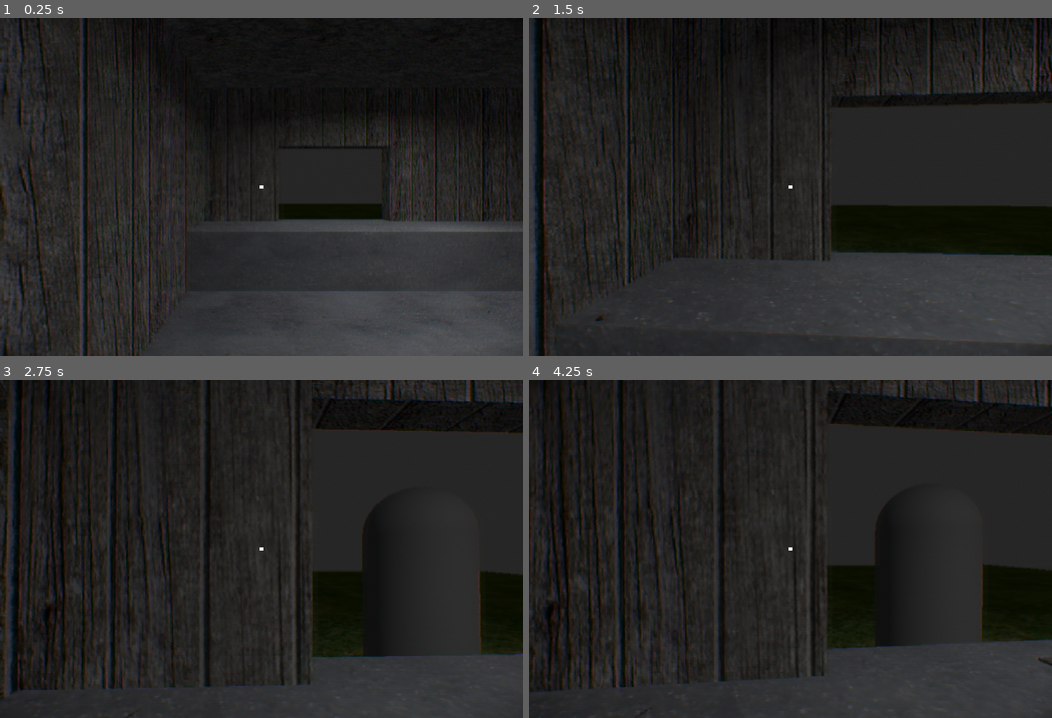
Above: before the commit, frames 1-4 (two rows, left to right).
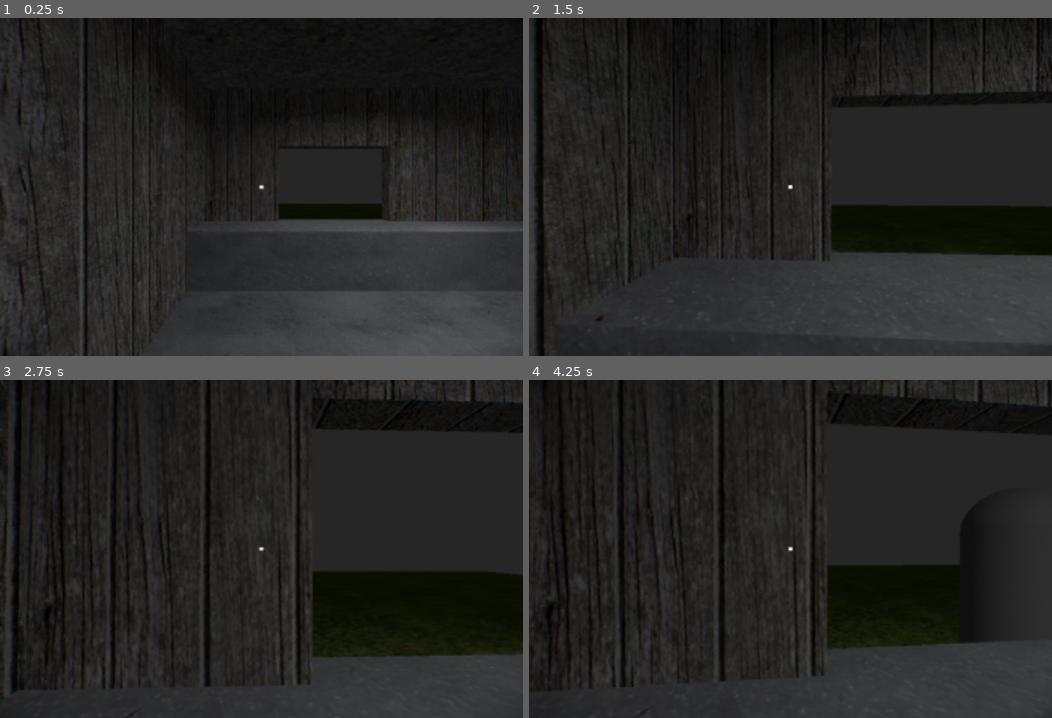
Above: after the commit, the same moments.

Repository: derukaeru/identity
Game: Godot game, scene res://src/scenes/main/main.tscn
Same seed, same stepped clock (60 frames per second), same inputs: the game is played once before the commit and once after it.
Inputs (mouse positions are in pixels of both pictures, inside the frame that each line leads up to):
- Up to frame 1 (0.25 s): no input
- Up to frame 2 (1.5 s): tap Enter at 0.5 s; move the mouse to (816, 187) at 0.52 s; hold W (forward) from 0.53 s (still down); tap Alt at 0.6 s; click (816, 187) at 0.67 s; move the mouse to (764, 187) at 1.27 s; tap Shift at 1.35 s; click (764, 187) at 1.42 s
- Up to frame 3 (2.75 s): keep holding W (forward); move the mouse to (271, 542) at 2.02 s; tap Alt at 2.1 s; click (271, 542) at 2.17 s
- Up to frame 4 (4.25 s): keep holding W (forward); tap Space at 2.75 s; move the mouse to (785, 555) at 2.77 s; tap Shift at 2.85 s; click (785, 555) at 2.92 s; tap Enter at 3.5 s; move the mouse to (827, 552) at 3.52 s; tap Alt at 3.6 s; click (827, 552) at 3.67 s

The runs differ from the first frame. In frame 1, 0.8% of the frame differs, in the area x 0-100%, y 1-100%; in frame 2, 0.3%; in frame 3, 4.3%; in frame 4, 6.6%, in the area x 3-100%, y 0-93%.

Commit message:
feat: added item inspection

Diff:
--- a/project.godot
+++ b/project.godot
@@ -13,6 +13,7 @@
 config/name="identity"
 run/main_scene="uid://bapi2aby5ndo"
 config/features=PackedStringArray("4.7", "Forward Plus")
+boot_splash/bg_color=Color(0, 0, 0, 1)
 config/icon="res://icon.svg"
 
 [autoload]
--- a/src/scenes/entities/player.gd
+++ b/src/scenes/entities/player.gd
@@ -66,11 +66,12 @@
 func _interact() -> void:
 	var collider := raycast.get_collider()
 	if collider is Item:
-		if item_held:
-			item_held.drop()
-
-		item_held = collider
-		item_held.hide()
+		EventManager.inspect_item.emit(collider)
+		#if item_held:
+			#item_held.drop()
+		#
+		#item_held = collider
+		#item_held.hide()
 	elif collider is InteractableComponent:
 		collider.interact()
 		return
--- a/src/scenes/entities/visitor.gd
+++ b/src/scenes/entities/visitor.gd
@@ -22,7 +22,7 @@
 var gave_id: bool = false
 var accepted: bool = false
 
-@export var speed: float = 4.0
+@export var speed: float = 2.0
 
 func _ready() -> void:
 	pass
--- a/src/scenes/items/id.gd
+++ b/src/scenes/items/id.gd
@@ -1,4 +1,7 @@
-extends Item
+class_name ID extends Item
 
 @export var visitor_fname: String = ""
 @export var visitor_lname: String = ""
+
+func _on_interacted() -> void:
+	pass # Replace with function body.
--- a/src/scenes/items/id.tscn
+++ b/src/scenes/items/id.tscn
@@ -6,7 +6,7 @@
 size = Vector3(0.21940422, 0.016326904, 0.40356445)
 
 [sub_resource type="BoxMesh" id="BoxMesh_2yfux"]
-size = Vector3(0.21, 0.02, 0.4)
+size = Vector3(0.4, 0.02, 0.6)
 
 [node name="id" type="Area3D" unique_id=1100074241]
 script = ExtResource("1_xbf5n")
@@ -18,4 +18,7 @@
 shape = SubResource("BoxShape3D_2yfux")
 
 [node name="MeshInstance3D" type="MeshInstance3D" parent="." unique_id=477121033]
+transform = Transform3D(-4.371139e-08, 0, 1, 0, 1, 0, -1, 0, -4.371139e-08, 0, 0, 0)
 mesh = SubResource("BoxMesh_2yfux")
+
+[connection signal="interacted" from="." to="." method="_on_interacted"]
--- a/src/scenes/menu/ui.gd
+++ b/src/scenes/menu/ui.gd
@@ -2,12 +2,30 @@
 
 @onready var pause_screen: Control = $pause_screen
 @onready var tooltip: Label = $tooltip
+
+@onready var dialogue_panel: Panel = $dialogue_panel
+@onready var dialogue: Label = $dialogue_panel/dialogue
+
+@onready var inspection_ui: Control = $inspection
+@onready var object_pivot: Node3D = $inspection/SubViewportContainer/SubViewport/Node3D/ObjectPivot
+
+@export var rotation_speed: float = 0.002
+var dragging: bool = false
+
+var is_typing: bool = false
+var skip_typing: bool = false
+
+var current_dialogue: String = ""
+var type_speed: float = 0.01
 
 func _ready() -> void:
 	process_mode = Node.PROCESS_MODE_ALWAYS
 
 	EventManager.show_tooltip.connect(show_tooltip)
 	EventManager.hide_tooltip.connect(hide_tooltip)
+	EventManager.inspect_item.connect(open_inspection)
+
+	clear_dialogue()
 
 func _process(_delta: float) -> void:
 	if not GameManager.game_running: return
@@ -28,3 +46,56 @@
 
 func hide_tooltip() -> void:
 	tooltip.hide()
+
+# dialogue
+
+func type_letter(letter: String) -> void:
+	dialogue.text += letter
+
+func type_dialogue(dialog: String) -> void:
+	if is_typing: return
+	clear_dialogue()
+
+	for i in range(dialog.length()):
+		if skip_typing:
+			break
+
+		dialogue.text += dialog[i]
+		await get_tree().create_timer(type_speed, false).timeout
+
+	current_dialogue = dialog
+	show_dialogue()
+
+func clear_dialogue() -> void:
+	dialogue.text = ""
+	current_dialogue = ""
+
+func hide_dialogue() -> void:
+	dialogue_panel.hide()
+
+func show_dialogue() -> void:
+	dialogue_panel.show()
+
+func _input(event: InputEvent) -> void:
+	if event is InputEventMouseButton:
+		if event.button_index == MOUSE_BUTTON_LEFT:
+			dragging = event.pressed
+
+	if event is InputEventMouseMotion and dragging:
+		object_pivot.rotate_y(event.relative.x * rotation_speed)
+		object_pivot.rotate_x(event.relative.y * rotation_speed)
+
+func open_inspection(item: Item = null) -> void:
+	inspection_ui.show()
+	Util.mouse_visible()
+
+	object_pivot.rotation = Vector3.ZERO
+
+	for c in object_pivot.get_children():
+		object_pivot.remove_child(c)
+
+	object_pivot.add_child(item.duplicate())
+
+func _on_exit_pressed() -> void:
+	inspection_ui.hide()
+	Util.mouse_captured()
--- a/src/scenes/menu/ui.tscn
+++ b/src/scenes/menu/ui.tscn
@@ -4,45 +4,28 @@
 [ext_resource type="PackedScene" uid="uid://7jemke30bxqq" path="res://src/scenes/menu/pause_screen.tscn" id="2_komq3"]
 [ext_resource type="Shader" uid="uid://d0rjqt1goxskn" path="res://src/assets/shaders/fear.gdshader" id="3_atyx7"]
 
+[sub_resource type="LabelSettings" id="LabelSettings_2yfux"]
+font_size = 24
+
+[sub_resource type="LabelSettings" id="LabelSettings_atyx7"]
+font_size = 32
+
+[sub_resource type="StyleBoxEmpty" id="StyleBoxEmpty_atyx7"]
+
 [sub_resource type="ShaderMaterial" id="ShaderMaterial_2yfux"]
 shader = ExtResource("3_atyx7")
-shader_parameter/aberration_strength = 2.000000095
+shader_parameter/aberration_strength = 0.4450000211375
 shader_parameter/blur_strength = 2.0
 shader_parameter/noise_strength = 0.00400000019
 shader_parameter/vignette_strength = 0.78
 shader_parameter/scanline_strength = 0.016
 shader_parameter/distortion_strength = 0.1
-shader_parameter/ghost_strength = 0.12
+shader_parameter/ghost_strength = 0.0
 shader_parameter/flicker_strength = 0.005
 
-[sub_resource type="LabelSettings" id="LabelSettings_2yfux"]
-font_size = 24
-
 [node name="ui" type="CanvasLayer" unique_id=968265862]
+process_mode = 1
 script = ExtResource("1_wpnud")
-
-[node name="shader" type="ColorRect" parent="." unique_id=609308162]
-material = SubResource("ShaderMaterial_2yfux")
-anchors_preset = 15
-anchor_right = 1.0
-anchor_bottom = 1.0
-grow_horizontal = 2
-grow_vertical = 2
-mouse_filter = 2
-
-[node name="crosshair" type="ColorRect" parent="." unique_id=1290693385]
-anchors_preset = 8
-anchor_left = 0.5
-anchor_top = 0.5
-anchor_right = 0.5
-anchor_bottom = 0.5
-offset_left = -4.0
-offset_top = -4.0
-offset_right = 4.25
-offset_bottom = 4.25
-grow_horizontal = 2
-grow_vertical = 2
-mouse_filter = 2
 
 [node name="tooltip" type="Label" parent="." unique_id=37055158]
 visible = false
@@ -60,6 +43,120 @@
 text = "interact"
 label_settings = SubResource("LabelSettings_2yfux")
 
+[node name="dialogue_panel" type="Panel" parent="." unique_id=1293256950]
+visible = false
+anchors_preset = 12
+anchor_top = 1.0
+anchor_right = 1.0
+anchor_bottom = 1.0
+offset_left = 6.0
+offset_top = -155.0
+offset_right = -5.0
+offset_bottom = -5.0
+grow_horizontal = 2
+grow_vertical = 0
+
+[node name="dialogue" type="Label" parent="dialogue_panel" unique_id=838928961]
+custom_minimum_size = Vector2(200, 0)
+layout_mode = 1
+anchors_preset = 15
+anchor_right = 1.0
+anchor_bottom = 1.0
+offset_left = 3.0
+offset_top = 3.0
+offset_right = -3.0
+offset_bottom = -3.0
+grow_horizontal = 2
+grow_vertical = 2
+label_settings = SubResource("LabelSettings_atyx7")
+autowrap_mode = 3
+clip_text = true
+
+[node name="crosshair" type="ColorRect" parent="." unique_id=1290693385]
+anchors_preset = 8
+anchor_left = 0.5
+anchor_top = 0.5
+anchor_right = 0.5
+anchor_bottom = 0.5
+offset_left = -4.0
+offset_top = -4.0
+offset_right = 4.25
+offset_bottom = 4.25
+grow_horizontal = 2
+grow_vertical = 2
+mouse_filter = 2
+
+[node name="inspection" type="Control" parent="." unique_id=728602355]
+visible = false
+layout_mode = 3
+anchors_preset = 15
+anchor_right = 1.0
+anchor_bottom = 1.0
+grow_horizontal = 2
+grow_vertical = 2
+
+[node name="background" type="ColorRect" parent="inspection" unique_id=384218160]
+layout_mode = 1
+anchors_preset = 15
+anchor_right = 1.0
+anchor_bottom = 1.0
+grow_horizontal = 2
+grow_vertical = 2
+color = Color(0, 0, 0, 0.5647059)
+
+[node name="SubViewportContainer" type="SubViewportContainer" parent="inspection" unique_id=92272542]
+layout_mode = 1
+anchors_preset = 15
+anchor_right = 1.0
+anchor_bottom = 1.0
+grow_horizontal = 2
+grow_vertical = 2
+
+[node name="SubViewport" type="SubViewport" parent="inspection/SubViewportContainer" unique_id=188633522]
+own_world_3d = true
+transparent_bg = true
+handle_input_locally = false
+size = Vector2i(1248, 808)
+render_target_update_mode = 0
+
+[node name="Node3D" type="Node3D" parent="inspection/SubViewportContainer/SubViewport" unique_id=803204828]
+
+[node name="DirectionalLight3D" type="DirectionalLight3D" parent="inspection/SubViewportContainer/SubViewport/Node3D" unique_id=1171700520]
+transform = Transform3D(-0.9449985, -0.3266646, -0.016374998, 0.12630136, -0.4106394, 0.9030079, -0.3017049, 0.8512729, 0.4293118, -0.4830247, 1.4339396, 1.1009383)
+shadow_enabled = true
+
+[node name="Camera3D" type="Camera3D" parent="inspection/SubViewportContainer/SubViewport/Node3D" unique_id=1746110119]
+transform = Transform3D(1, 0, 0, 0, 1, 0, 0, 0, 1, 0, 0, 1.8618383)
+
+[node name="ObjectPivot" type="Node3D" parent="inspection/SubViewportContainer/SubViewport/Node3D" unique_id=662189847]
+
+[node name="exit" type="Button" parent="inspection" unique_id=1461484038]
+layout_mode = 0
+offset_left = 1053.0
+offset_top = 28.0
+offset_right = 1211.0
+offset_bottom = 85.0
+theme_override_colors/font_pressed_color = Color(0.7607843, 0.1764706, 0.1764706, 1)
+theme_override_colors/font_hover_color = Color(0.95, 0.39900002, 0.39900002, 1)
+theme_override_font_sizes/font_size = 32
+theme_override_styles/normal = SubResource("StyleBoxEmpty_atyx7")
+theme_override_styles/pressed = SubResource("StyleBoxEmpty_atyx7")
+theme_override_styles/hover = SubResource("StyleBoxEmpty_atyx7")
+theme_override_styles/disabled = SubResource("StyleBoxEmpty_atyx7")
+theme_override_styles/focus = SubResource("StyleBoxEmpty_atyx7")
+text = "exit"
+
 [node name="pause_screen" parent="." unique_id=2145161773 instance=ExtResource("2_komq3")]
-process_mode = 3
+process_mode = 2
 visible = false
+
+[node name="shader" type="ColorRect" parent="." unique_id=609308162]
+material = SubResource("ShaderMaterial_2yfux")
+anchors_preset = 15
+anchor_right = 1.0
+anchor_bottom = 1.0
+grow_horizontal = 2
+grow_vertical = 2
+mouse_filter = 2
+
+[connection signal="pressed" from="inspection/exit" to="." method="_on_exit_pressed"]
--- a/src/scripts/autoloads/event_manager.gd
+++ b/src/scripts/autoloads/event_manager.gd
@@ -18,3 +18,5 @@
 signal move_visitor(visitor: Visitor)
 signal add_object(object: Item)
 signal add_item(item: Item)
+
+signal inspect_item(item: Item)
